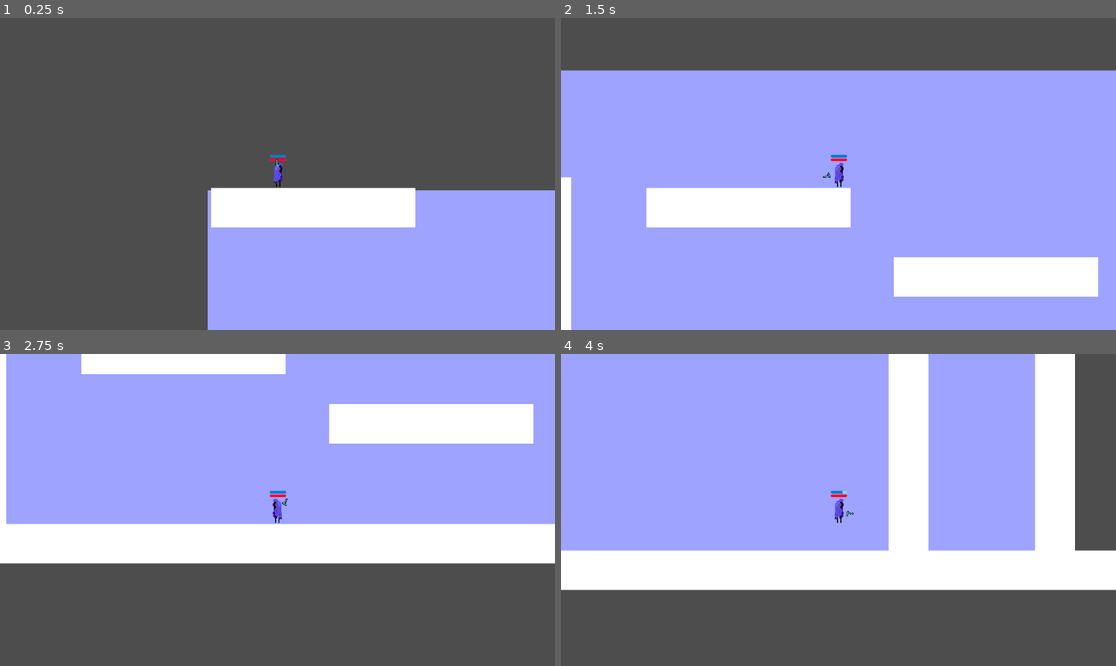
Above: before the commit, frames 1-4 (two rows, left to right).
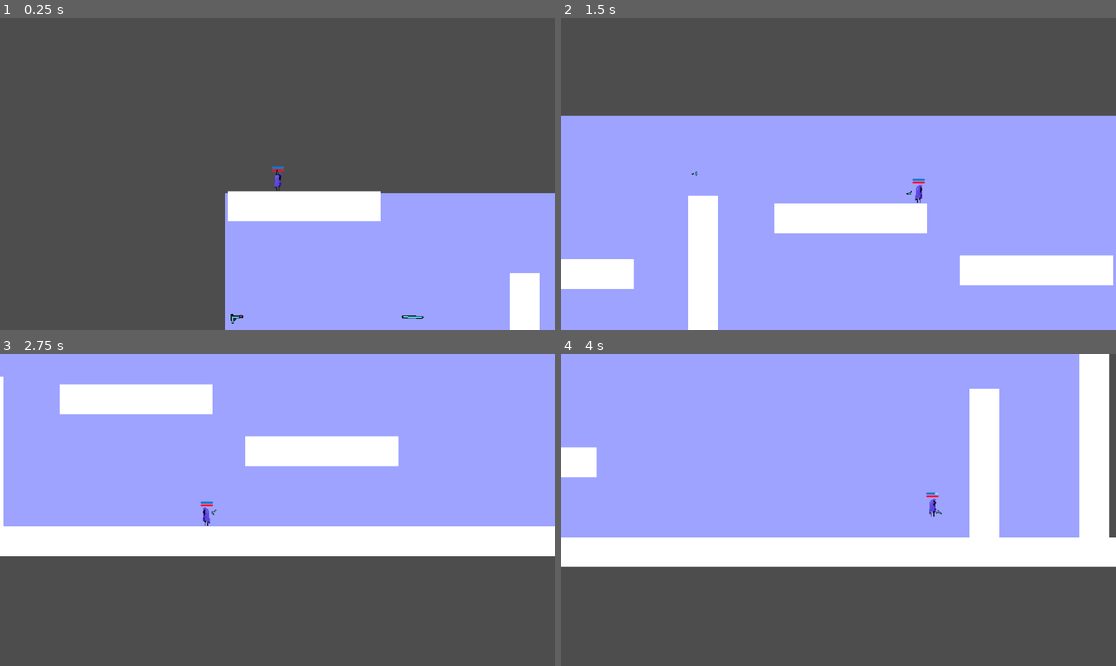
Above: after the commit, the same moments.

Repository: IndiSnacks/APG
Game: Godot game, scene res://Scenes/Scene1.tscn
The game is run twice, just before and just after one commit, with the same random seed, the same clock (stepped at 60 frames per second) and the same inputs. The project has no main scene, so this scene is started directly.
Inputs (mouse positions are in pixels of both pictures, inside the frame that each line leads up to):
- Up to frame 1 (0.25 s): no input
- Up to frame 2 (1.5 s): move the mouse to (960, 158) at 0.52 s; hold D (moveRight) from 0.53 s (still down); tap Shift (dash) at 0.6 s; tap Space (jump) at 0.77 s; move the mouse to (727, 189) at 1.27 s; click (727, 189) at 1.35 s
- Up to frame 3 (2.75 s): tap Space (jump) at 1.52 s; move the mouse to (333, 441) at 2.02 s; release D (moveRight) at 2.03 s; hold A (moveLeft) from 2.03 s (still down); tap Shift (dash) at 2.1 s
- Up to frame 4 (4 s): move the mouse to (810, 572) at 2.77 s; release A (moveLeft) at 2.78 s; hold D (moveRight) from 2.78 s (still down); click (810, 572) at 2.85 s; tap Space (jump) at 3.02, 3.77 s; move the mouse to (1005, 556) at 3.52 s; tap Shift (dash) at 3.6 s

The runs differ from the first frame. In frame 1, 4.7% of the frame differs, in the area x 37-100%, y 43-100%; in frame 2, 26%; in frame 3, 16%; in frame 4, 27%, in the area x 0-100%, y 0-76%.

Commit message:
The enemy works (mildly buggy)

Diff:
--- a/APG_ProjectFile_010324/Assets/Player.tscn
+++ b/APG_ProjectFile_010324/Assets/Player.tscn
@@ -28,7 +28,8 @@
 [node name="Player_Movement_Compnent" parent="." node_paths=PackedStringArray("player") instance=ExtResource("4_kcfvc")]
 player = NodePath("..")
 
-[node name="Player_Hurtbox_Component" parent="." instance=ExtResource("5_3y724")]
+[node name="Player_Hurtbox_Component" parent="." node_paths=PackedStringArray("player") instance=ExtResource("5_3y724")]
+player = NodePath("..")
 
 [node name="Gun" parent="." instance=ExtResource("3_rusrs")]
 position = Vector2(-3.8147e-06, 1)
--- a/APG_ProjectFile_010324/Assets/enemy_test.tscn
+++ b/APG_ProjectFile_010324/Assets/enemy_test.tscn
@@ -1,11 +1,12 @@
-[gd_scene load_steps=9 format=3 uid="uid://h8vxe10x8owq"]
+[gd_scene load_steps=13 format=3 uid="uid://h8vxe10x8owq"]
 
 [ext_resource type="Script" path="res://Scripts/enemy_test.gd" id="1_1e31l"]
 [ext_resource type="Texture2D" uid="uid://rdkqrgxy6bkc" path="res://Art/APG_BuffEnemy.png" id="1_jksju"]
 [ext_resource type="Script" path="res://Scripts/Enemy_State_Mechine/enemy_state_mechine.gd" id="3_5t6f5"]
-[ext_resource type="Script" path="res://Scripts/Enemy_State_Mechine/enemy_ide_statel.gd" id="4_yjppu"]
 [ext_resource type="Script" path="res://Scripts/Enemy_State_Mechine/enemy_follow_state.gd" id="5_fmljm"]
+[ext_resource type="Script" path="res://Scripts/Enemy_State_Mechine/enemy_ide_state.gd" id="5_l4shu"]
 [ext_resource type="PackedScene" uid="uid://caq7t40v0ff1t" path="res://Components/health__component.tscn" id="6_iiq24"]
+[ext_resource type="Script" path="res://Scripts/Enemy_State_Mechine/enemy_attack_state.gd" id="7_8g8ma"]
 
 [sub_resource type="RectangleShape2D" id="RectangleShape2D_nn3nr"]
 size = Vector2(54, 57)
@@ -13,11 +14,47 @@
 [sub_resource type="RectangleShape2D" id="RectangleShape2D_ttkel"]
 size = Vector2(24.9856, 27.2911)
 
-[node name="Buff_enemy" type="CharacterBody2D" node_paths=PackedStringArray("sprite")]
+[sub_resource type="RectangleShape2D" id="RectangleShape2D_rtfth"]
+size = Vector2(65, 62.7501)
+
+[sub_resource type="Animation" id="Animation_unx24"]
+resource_name = "enemy_animation_test"
+length = 4.0001
+step = 1.0
+tracks/0/type = "value"
+tracks/0/imported = false
+tracks/0/enabled = true
+tracks/0/path = NodePath("Sprite2D:rotation")
+tracks/0/interp = 1
+tracks/0/loop_wrap = true
+tracks/0/keys = {
+"times": PackedFloat32Array(0, 2, 3, 4),
+"transitions": PackedFloat32Array(1, 0.0647041, 1.10957, 1),
+"update": 0,
+"values": [0.0, 0.453786, -0.401426, 0.0]
+}
+tracks/1/type = "value"
+tracks/1/imported = false
+tracks/1/enabled = true
+tracks/1/path = NodePath("Hitbox:monitorable")
+tracks/1/interp = 1
+tracks/1/loop_wrap = true
+tracks/1/keys = {
+"times": PackedFloat32Array(0, 2, 3, 4),
+"transitions": PackedFloat32Array(1, 1, 1, 1),
+"update": 1,
+"values": [false, true, true, false]
+}
+
+[sub_resource type="AnimationLibrary" id="AnimationLibrary_vvum6"]
+_data = {
+"enemy_animation_test": SubResource("Animation_unx24")
+}
+
+[node name="Buff_enemy" type="CharacterBody2D"]
 collision_layer = 2
 collision_mask = 2
 script = ExtResource("1_1e31l")
-sprite = NodePath("Sprite2D")
 
 [node name="Sprite2D" type="Sprite2D" parent="."]
 texture = ExtResource("1_jksju")
@@ -43,9 +80,31 @@
 init_state = NodePath("Enemy_Idel_State")
 
 [node name="Enemy_Idel_State" type="Node" parent="State_Mechine" node_paths=PackedStringArray("enemy")]
-script = ExtResource("4_yjppu")
+script = ExtResource("5_l4shu")
 enemy = NodePath("../..")
 
 [node name="Enemy_Follow_State" type="Node" parent="State_Mechine" node_paths=PackedStringArray("enemy")]
 script = ExtResource("5_fmljm")
 enemy = NodePath("../..")
+
+[node name="Enemy_Attack_State" type="Node" parent="State_Mechine" node_paths=PackedStringArray("enemy", "hitbox")]
+script = ExtResource("7_8g8ma")
+enemy = NodePath("../..")
+hitbox = NodePath("../../Hitbox/CollisionShape2D")
+
+[node name="Hitbox" type="Area2D" parent="." groups=["buff"]]
+monitorable = false
+
+[node name="CollisionShape2D" type="CollisionShape2D" parent="Hitbox" groups=["buff"]]
+position = Vector2(31.6251, 2.50012)
+rotation = -1.5708
+shape = SubResource("RectangleShape2D_rtfth")
+one_way_collision_margin = 0.0
+debug_color = Color(0.690196, 0.498039, 0.0392157, 0.419608)
+
+[node name="AnimationPlayer" type="AnimationPlayer" parent="."]
+libraries = {
+"": SubResource("AnimationLibrary_vvum6")
+}
+
+[connection signal="animation_finished" from="AnimationPlayer" to="State_Mechine/Enemy_Attack_State" method="_on_animation_player_animation_finished"]
--- a/APG_ProjectFile_010324/Components/State_Mechince/enemy_idel_state.tscn
+++ b/APG_ProjectFile_010324/Components/State_Mechince/enemy_idel_state.tscn
@@ -1,6 +1,7 @@
 [gd_scene load_steps=2 format=3 uid="uid://b4oyb0vlwhh8k"]
 
-[ext_resource type="Script" path="res://Scripts/Enemy_State_Mechine/enemy_ide_statel.gd" id="1_7n31c"]
+[ext_resource type="Script" path="res://Scripts/Enemy_State_Mechine/enemy_ide_state.gd" id="1_7n31c"]
+
 
 [node name="Enemy_Idel_State" type="Node" node_paths=PackedStringArray("enemy")]
 script = ExtResource("1_7n31c")
--- a/APG_ProjectFile_010324/Scenes/Scene1.tscn
+++ b/APG_ProjectFile_010324/Scenes/Scene1.tscn
@@ -22,6 +22,8 @@
 position = Vector2(145, -78)
 
 [node name="Camera2D" type="Camera2D" parent="Player"]
+zoom = Vector2(0.75, 0.75)
+position_smoothing_enabled = true
 
 [node name="Platform" parent="." instance=ExtResource("1_1h3fp")]
 position = Vector2(2, 637)
--- /dev/null
+++ b/APG_ProjectFile_010324/Scenes/mini_level.tscn
@@ -0,0 +1,22 @@
+[gd_scene load_steps=3 format=3 uid="uid://cpcdrcryfavyr"]
+
+[ext_resource type="PackedScene" uid="uid://ciyp77b8kfgc8" path="res://Assets/platform.tscn" id="1_2xyeu"]
+[ext_resource type="PackedScene" uid="uid://dethry3fyrq05" path="res://Assets/Player.tscn" id="2_276rw"]
+
+[node name="ColorRect" type="ColorRect"]
+offset_right = 703.0
+offset_bottom = 382.0
+color = Color(0.0392157, 0.368627, 0.478431, 1)
+
+[node name="Platform" parent="." instance=ExtResource("1_2xyeu")]
+position = Vector2(11, 293)
+
+[node name="Platform2" parent="." instance=ExtResource("1_2xyeu")]
+position = Vector2(343, 77)
+
+[node name="Player" parent="." instance=ExtResource("2_276rw")]
+position = Vector2(534, 45)
+
+[node name="Camera2D" type="Camera2D" parent="."]
+position = Vector2(371, 194)
+zoom = Vector2(1.46, 1.46)
--- /dev/null
+++ b/APG_ProjectFile_010324/Scripts/Camera2D.gd
@@ -0,0 +1,7 @@
+extends Camera2D
+
+@export var player : CharacterBody2D
+@export var coded_offset = 70
+
+# Called every frame. 'delta' is the elapsed time since the previous frame.
+func _process(delta):
--- a/APG_ProjectFile_010324/Scripts/Component_Code/Player_Sprite_Component.gd
+++ b/APG_ProjectFile_010324/Scripts/Component_Code/Player_Sprite_Component.gd
@@ -8,7 +8,7 @@
 	pass
 
 # Called every frame. 'delta' is the elapsed time since the previous frame.
-func _process(delta):
+func _process(_delta):
 	if player.velocity.x < 0:		sprite.flip_h = true
 	elif player.velocity.x > 0:
 		sprite.flip_h = false
--- a/APG_ProjectFile_010324/Scripts/Component_Code/player_hurtbox_component.gd
+++ b/APG_ProjectFile_010324/Scripts/Component_Code/player_hurtbox_component.gd
@@ -1,11 +1,26 @@
 extends Node2D
 
 @export var progressbar : ProgressBar
+@export var player: CharacterBody2D
+@export var x_launch_amt = 30000
+@export var y_launch_amt = 1000
 
 func _process(_delta):
 	progressbar.value = HealthManager.currHealth
 
 func _on_hurtbox_area_entered(area):
+
+	if area.is_in_group("buff"):
+		launch()
+
 	if area.is_in_group("enemy"):
 		HealthManager.hurt(area.damageValue)
 		HealthManager.heal(area.healValue)
+
+func launch():
+	var norm = player.get_wall_normal()
+	var direction = Vector2(norm.x * x_launch_amt, -y_launch_amt)
+	player.velocity = direction
+	print(norm.x)
+	print(x_launch_amt)
+	print(direction)
--- a/APG_ProjectFile_010324/Scripts/Enemy_State_Mechine/enemy_attack_script.gd
+++ /dev/null
@@ -1,14 +0,0 @@
-extends Enemy_States
-class_name Enemy_Attack_State
-
-func Enter():
-	pass
-
-func Update(delta):
-	pass
-
-func Physic_Update(delta):
-	pass
-
-func Exit():
-	pass
--- /dev/null
+++ b/APG_ProjectFile_010324/Scripts/Enemy_State_Mechine/enemy_attack_state.gd
@@ -0,0 +1,25 @@
+extends Enemy_States
+class_name Enemy_Attack_State
+
+@export var enemy = CharacterBody2D
+@export var hitbox = CollisionShape2D
+@onready var animation := $"../../AnimationPlayer"
+@export var attack_speed = 10
+@export var attack_time = 10
+
+var animation_end = false
+
+func Enter():
+	print("Attack")
+	enemy.velocity = Vector2(0, enemy.velocity.y)
+	animation.play("enemy_animation_test")
+
+func Update(delta):
+	if !animation.is_playing():
+		Transitioned.emit(self, "Enemy_Idel_State")
+
+func Physic_Update(delta):
+	pass
+
+func Exit():
+	pass
--- a/APG_ProjectFile_010324/Scripts/Enemy_State_Mechine/enemy_follow_state.gd
+++ b/APG_ProjectFile_010324/Scripts/Enemy_State_Mechine/enemy_follow_state.gd
@@ -4,19 +4,20 @@
 @export var enemy : CharacterBody2D
 @export var move_speed := 1300
 @export var max_vision_range = 20000
-@export var attack_range = 10
+@export var attack_range = 300
 
 var player: CharacterBody2D
 var distance
 var move_direction
 
 func Enter():
+	print("Follow")
 	player = get_tree().get_first_node_in_group("player")
 
-func Update(delta):
+func Update(_delta):
 	pass
 
-func Physics_Update(delta):
+func Physics_Update(_delta):
 	distance = player.global_position - enemy.global_position
 	move_direction = distance.normalized().x
 
@@ -25,5 +26,8 @@
 	if distance.length() > max_vision_range:
 		Transitioned.emit(self, "Enemy_Idel_State")
 
+	if distance.length() < 300:
+		Transitioned.emit(self, "Enemy_Attack_State")
+
 func Exit():
 	pass
--- /dev/null
+++ b/APG_ProjectFile_010324/Scripts/Enemy_State_Mechine/enemy_ide_state.gd
@@ -0,0 +1,37 @@
+extends Enemy_States
+class_name Enemy_Idel_State
+
+@export var enemy : CharacterBody2D
+@export var move_speed := 500
+
+var player : CharacterBody2D
+var move_direction
+var wander_time
+var distance
+
+func randomize_wander():
+	move_direction = randf_range(-1,1)
+	wander_time = randf_range(1,3)
+
+func Enter():
+	print("Idel")
+	player = get_tree().get_first_node_in_group("player")
+	randomize_wander()
+
+func Update(delta: float):
+	if wander_time > 0:
+		wander_time -= delta
+	else:
+		randomize_wander()
+
+func Physics_Update(_delta: float):
+	distance = player.global_position - enemy.global_position
+
+	if enemy:
+		enemy.velocity.x = move_direction * move_speed
+
+	if distance.length() < 700:
+		Transitioned.emit(self, "Enemy_Follow_State")
+
+func Exit():
+	pass
--- a/APG_ProjectFile_010324/Scripts/Enemy_State_Mechine/enemy_ide_statel.gd
+++ /dev/null
@@ -1,36 +0,0 @@
-extends Enemy_States
-class_name Enemy_Idel_State
-
-@export var enemy : CharacterBody2D
-@export var move_speed := 500
-
-var player : CharacterBody2D
-var move_direction
-var wander_time
-var distance
-
-func randomize_wander():
-	move_direction = randf_range(-1,1)
-	wander_time = randf_range(1,3)
-
-func Enter():
-	player = get_tree().get_first_node_in_group("player")
-	randomize_wander()
-
-func Update(delta: float):
-	if wander_time > 0:
-		wander_time -= delta
-	else:
-		randomize_wander()
-
-func Physics_Update(delta: float):
-	distance = player.global_position - enemy.global_position
-
-	if enemy:
-		enemy.velocity.x = move_direction * move_speed
-
-	if distance.length() < 700:
-		Transitioned.emit(self, "Enemy_Follow_State")
-
-func Exit():
-	pass
--- a/APG_ProjectFile_010324/Scripts/Enemy_State_Mechine/enemy_states.gd
+++ b/APG_ProjectFile_010324/Scripts/Enemy_State_Mechine/enemy_states.gd
@@ -9,8 +9,8 @@
 func Exit():
 	pass
 
-func Update(delta):
+func Update(_delta):
 	pass
 
-func Physics_Update(delta):
+func Physics_Update(_delta):
 	pass
--- /dev/null
+++ b/APG_ProjectFile_010324/Scripts/Hitbox_Transform.gd
@@ -0,0 +1,11 @@
+extends Area2D
+
+@export var sprite = Sprite2D
+
+# Called every frame. 'delta' is the elapsed time since the previous frame.
+func _process(delta):
+
+	if sprite.flip_h:
+		print("left")
+	else:
+		print("right")
--- a/APG_ProjectFile_010324/Scripts/enemy_test.gd
+++ b/APG_ProjectFile_010324/Scripts/enemy_test.gd
@@ -1,11 +1,13 @@
 extends CharacterBody2D
 
-@export var sprite = Sprite2D
+var s
 
-func _physics_process(delta):
+func _ready():
+	s = scale.x
+
+func _physics_process(_delta):
 	move_and_slide()
-
 	if velocity.x < 0:
-		sprite.flip_h = true
-	else:
-		sprite.flip_h = false
+		scale.x = s
+	elif velocity.x >= 0:
+		scale.x = -s
--- a/APG_ProjectFile_010324/project.godot
+++ b/APG_ProjectFile_010324/project.godot
@@ -12,6 +12,7 @@
 
 config/name="Apg Project File 010324"
 config/features=PackedStringArray("4.2", "Forward Plus")
+run/max_fps=60
 config/icon="res://Art/icon.svg"
 
 [autoload]
Binary file added: APG_ProjectFile_010324/game/Apg Project File 010324.apple-touch-icon.png
Not shown, added: APG_ProjectFile_010324/game/Apg Project File 010324.apple-touch-icon.png.import
Binary file added: APG_ProjectFile_010324/game/Apg Project File 010324.icon.png
Not shown, added: APG_ProjectFile_010324/game/Apg Project File 010324.icon.png.import
Binary file added: APG_ProjectFile_010324/game/Apg Project File 010324.png
Not shown, added: APG_ProjectFile_010324/game/Apg Project File 010324.png.import
Not shown, added: APG_ProjectFile_010324/Assets/eneA374.tmp
Not shown, added: APG_ProjectFile_010324/Scenes/Sce4E56.tmp
Not shown, added: APG_ProjectFile_010324/Scenes/Sce6AD6.tmp
Not shown, added: APG_ProjectFile_010324/game/Apg Project File 010324.audio.worklet.js
Not shown, added: APG_ProjectFile_010324/game/Apg Project File 010324.pck
Not shown, added: APG_ProjectFile_010324/game/Apg Project File 010324.wasm
(and 1 more such lines)
